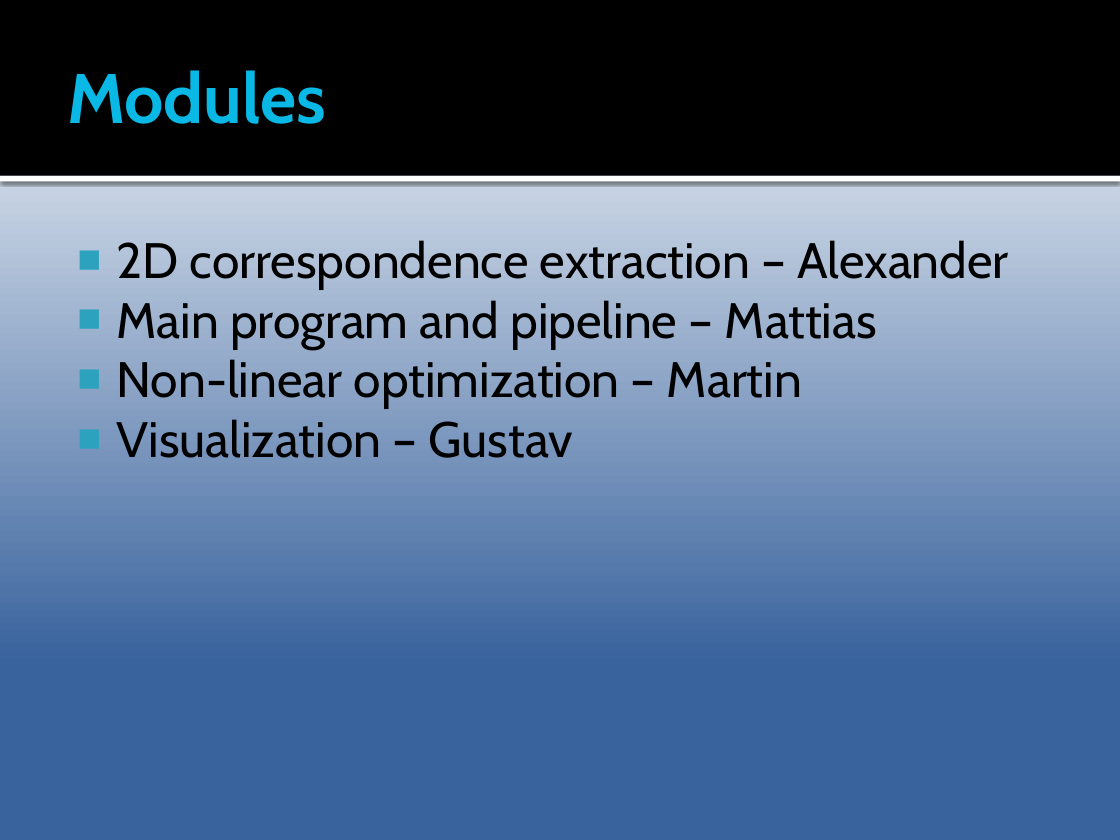
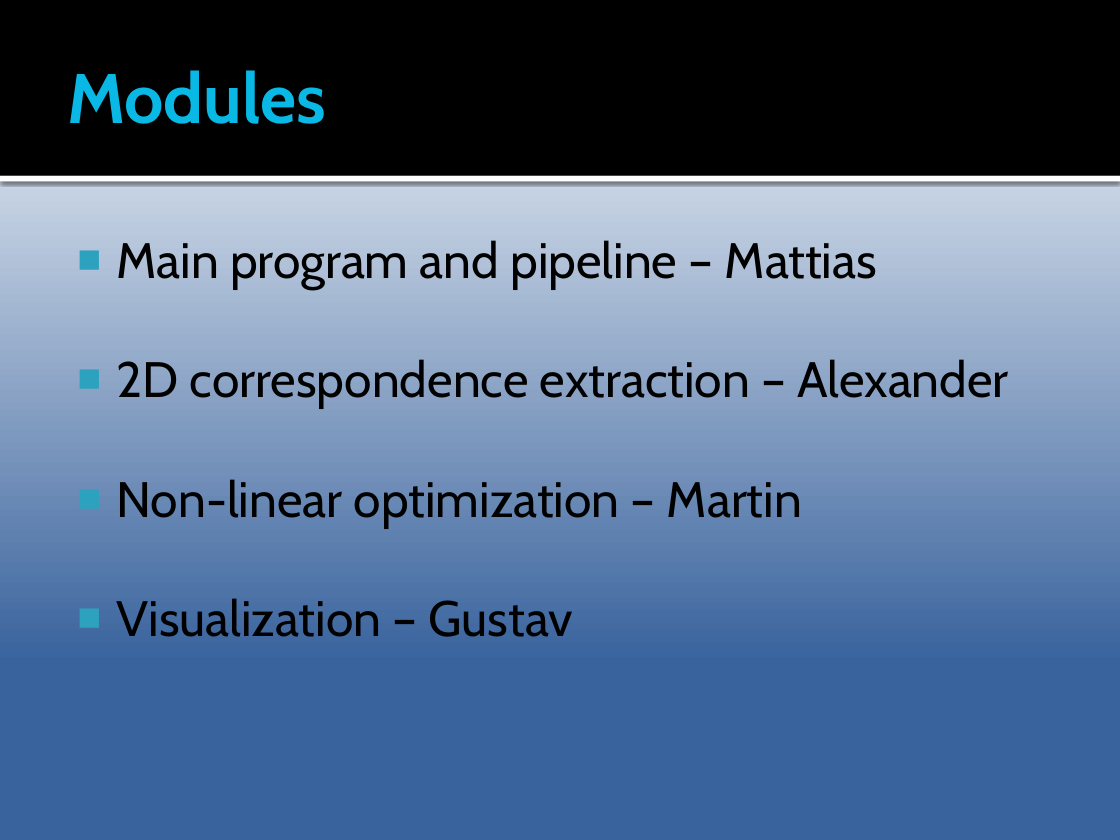
Before and after one commit to Epipolarna/Tracking, a slide deck: slide 2 of 3D Reconstruction/Documentation/TSBB15prez.pptx. Drawn at 1120x840 pixels with LibreOffice and Linux fonts; fonts in the diff are those of the drawing. Boxes give left, top, right and bottom in pixels: in the first picture for what was removed or moved away, otherwise in the second. Text is boxed around its words. In the diff, an @@ line names an element or a change of style, - is before the commit and + after.

```diff
--- a/3D Reconstruction/Documentation/TSBB15prez.pptx
+++ b/3D Reconstruction/Documentation/TSBB15prez.pptx
@@ text at (116, 240, 877, 288): paragraph added @@
+■ Main program and pipeline – Mattias
@@ text at (116, 300, 877, 348): paragraph removed @@
-■ Main program and pipeline – Mattias
```
Also in this commit, not shown: 2 other slides changed, 1 slide removed.
